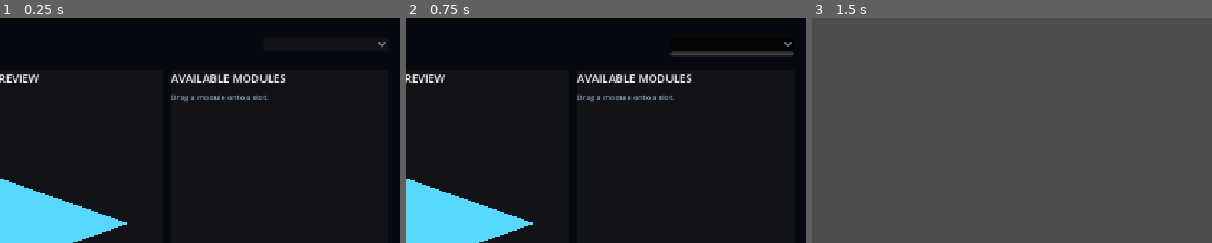
Above: before the commit, frames 1-3 (left to right).
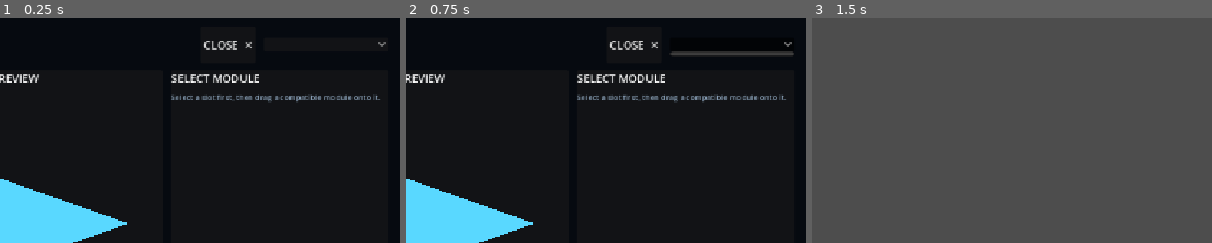
Above: after the commit, the same moments.

Repository: Bbran4/SpaceDelivery
Game: Godot game, scene res://scenes/ui/ship_builder.tscn
The game is run twice, just before and just after one commit, with the same random seed, the same clock (stepped at 60 frames per second) and the same inputs. This scene is started directly instead of the project's main scene.
Inputs (mouse positions are % of the whole screen's width and height, from its top left):
- Up to frame 1 (0.25 s): no input
- Up to frame 2 (0.75 s): click (91, 6) at 0.5 s
- Up to frame 3 (1.5 s): click "Test Flight" at 1.25 s
The pictures show only the part of the screen within x 50-100%, y 0-50%; the shares and areas given below are measured in that part.

The runs differ from the first frame. In frame 1, 1.9% of the frame differs, in the area x 42-95%, y 10-38%; in frame 2, 1.9%; in frame 3, nothing differs.
Error in both runs: Invalid assignment of property or key 'visible' with value of type 'bool' on a base object of type 'null instance'. (res://scripts/ship_builder.gd:56)

Commit message:
Add close control and contextual module picker label

Diff:
--- a/scenes/ui/ship_builder.tscn
+++ b/scenes/ui/ship_builder.tscn
@@ -58,6 +58,11 @@
 text = "Build your courier. Drag modules into compatible slots."
 autowrap_mode = 3
 
+[node name="CloseButton" type="Button" parent="Margin/Layout/Header" unique_id=2000000001]
+unique_name_in_owner = true
+layout_mode = 2
+text = "CLOSE  ✕"
+
 [node name="HullPicker" type="OptionButton" parent="Margin/Layout/Header" unique_id=399998445]
 unique_name_in_owner = true
 custom_minimum_size = Vector2(180, 0)
@@ -175,13 +180,13 @@
 [node name="ModulesTitle" type="Label" parent="Margin/Layout/BodyScroll/Body/ModulesPanel/ModulesVBox" unique_id=975923330]
 layout_mode = 2
 theme_override_font_sizes/font_size = 16
-text = "AVAILABLE MODULES"
+text = "SELECT MODULE"
 
 [node name="ModulesHint" type="Label" parent="Margin/Layout/BodyScroll/Body/ModulesPanel/ModulesVBox" unique_id=813838522]
 layout_mode = 2
 theme_override_colors/font_color = Color(0.6, 0.7, 0.8, 1)
 theme_override_font_sizes/font_size = 11
-text = "Drag a module onto a slot."
+text = "Select a slot first, then drag a compatible module onto it."
 autowrap_mode = 3
 
 [node name="ModuleScroll" type="ScrollContainer" parent="Margin/Layout/BodyScroll/Body/ModulesPanel/ModulesVBox" unique_id=419325434]
